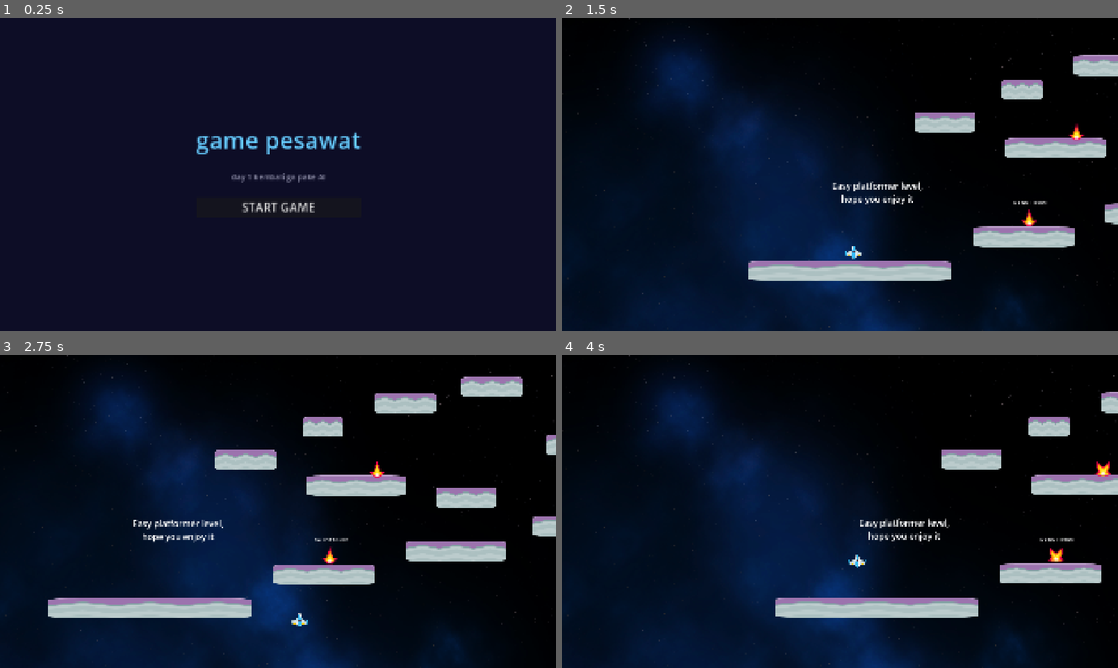
Above: before the commit, frames 1-4 (two rows, left to right).
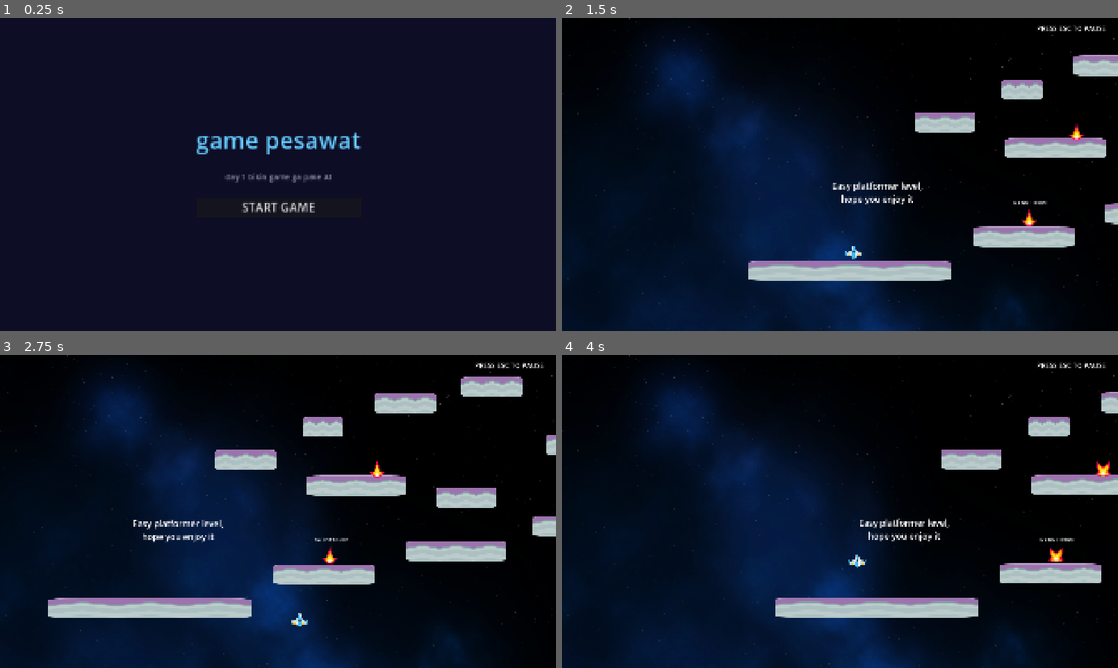
Above: after the commit, the same moments.

Repository: mir4na/tutorial-godot-2
Game: Godot game, scene res://scenes/ui/main_menu.tscn
The game is run twice, just before and just after one commit, with the same random seed, the same clock (stepped at 60 frames per second) and the same inputs. Sound files missing from this copy of the repository are replaced by a short silence.
Inputs:
- Up to frame 1 (0.25 s): no input
- Up to frame 2 (1.5 s): click "START GAME" at 0.5 s; hold Right (move_right) from 1.28 s (still down)
- Up to frame 3 (2.75 s): keep holding Right (move_right); tap Space (jump) at 1.52, 2.27 s
- Up to frame 4 (4 s): release Right (move_right) at 2.78 s; hold Left (move_left) 2.78-3.53 s; hold Right (move_right) from 3.53 s (still down); tap Space (jump) at 3.77 s

The runs differ from the first frame. In frame 1, 0.2% of the frame differs, in the area x 40-60%, y 49-53%; in frame 2, 0.1%; in frame 3, 0.1%; in frame 4, 0.1%.

Commit message:
blom terlalu polish tp yg penting kelar hehe

Diff:
--- a/scenes/platformer/level_1.tscn
+++ b/scenes/platformer/level_1.tscn
@@ -12,6 +12,7 @@
 [ext_resource type="Script" uid="uid://ccy313a1khlax" path="res://scripts/ui/transition_effect.gd" id="6_transition"]
 [ext_resource type="Script" uid="uid://cf7qrbsn1phwa" path="res://scripts/platformer/falling_trap.gd" id="7_trap"]
 [ext_resource type="AudioStream" uid="uid://c55700r1vkiaa" path="res://audio/Jump Sound Effect - Technical sp (mp3cut.net).mp3" id="8_5d0op"]
+[ext_resource type="Script" uid="uid://dqwv8bijllx4v" path="res://scripts/platformer/trigger_label.gd" id="9_label_trigger"]
 
 [sub_resource type="RectangleShape2D" id="RectangleShape2D_uqoh2"]
 size = Vector2(91, 151)
@@ -37,6 +38,14 @@
 grow_vertical = 2
 texture = ExtResource("4_bg")
 stretch_mode = 1
+
+[node name="Label" type="Label" parent="CanvasLayer" unique_id=51437654]
+offset_left = 1640.0
+offset_top = 20.0
+offset_right = 1878.0
+offset_bottom = 54.0
+theme_override_font_sizes/font_size = 24
+text = "PRESS ESC TO PAUSE"
 
 [node name="Platforms" type="Node2D" parent="." unique_id=982404861]
 
@@ -143,8 +152,24 @@
 rotation = 3.1415927
 scale = Vector2(5, 5)
 
-[node name="TriggerObstacle2" type="Area2D" parent="." unique_id=769227078]
+[node name="TriggerLabel" type="Area2D" parent="." unique_id=769227078 node_paths=PackedStringArray("target_label")]
+collision_layer = 0
+collision_mask = 3
+script = ExtResource("9_label_trigger")
+target_label = NodePath("../BewareLabel")
 
-[node name="CollisionShape2D" type="CollisionShape2D" parent="TriggerObstacle2" unique_id=1724984101]
-position = Vector2(727, 281.5)
+[node name="CollisionShape2D" type="CollisionShape2D" parent="TriggerLabel" unique_id=1724984101]
+position = Vector2(1139, 99)
 shape = SubResource("RectangleShape2D_uqoh2")
+
+[node name="BewareLabel" type="Label" parent="." unique_id=1094660364]
+visible = false
+offset_left = 1310.0
+offset_top = -191.0
+offset_right = 1439.0
+offset_bottom = -146.0
+theme_override_colors/font_color = Color(1, 0, 0.22745098, 1)
+theme_override_colors/font_shadow_color = Color(0, 0, 0, 0)
+theme_override_colors/font_outline_color = Color(0, 0, 0, 1)
+theme_override_font_sizes/font_size = 32
+text = "BEWARE"
--- a/scenes/shooter/shooter_world.tscn
+++ b/scenes/shooter/shooter_world.tscn
@@ -8,8 +8,8 @@
 [ext_resource type="AudioStream" uid="uid://k6faxwh4kmxk" path="res://audio/The Price is Right Losing Horn - Sound Effect (HD) - Gaming Sound FX.mp3" id="4_epc7j"]
 [ext_resource type="Script" uid="uid://bxcxada8ud0pl" path="res://scripts/ui/hud.gd" id="4_hud"]
 [ext_resource type="Script" uid="uid://ccy313a1khlax" path="res://scripts/ui/transition_effect.gd" id="5_transition"]
-[ext_resource type="Texture2D" uid="uid://d1kmkfqwrgk66" path="res://assets/Dynamic Space Background FREE/Nebula Blue.png" id="5_v0g8n"]
 [ext_resource type="AudioStream" uid="uid://36n4gah746qx" path="res://audio/ULTRAKILL OST - Divine Intervention (Extended).mp3" id="6_boss"]
+[ext_resource type="Texture2D" uid="uid://owrqdj0wl7o3" path="res://assets/Dynamic Space Background FREE/Nebula Aqua-Pink.png" id="7_t02td"]
 [ext_resource type="Script" uid="uid://dhhusxgmm6hp0" path="res://scripts/shooter/main_camera.gd" id="9_camera"]
 
 [node name="ShooterWorld" type="Node" unique_id=134016208]
@@ -32,7 +32,15 @@
 offset_right = 4044.0
 offset_bottom = 3709.0
 scale = Vector2(0.5, 0.5)
-texture = ExtResource("5_v0g8n")
+texture = ExtResource("7_t02td")
+
+[node name="Label" type="Label" parent="Background" unique_id=902280456]
+offset_left = 1640.0
+offset_top = 20.0
+offset_right = 1878.0
+offset_bottom = 54.0
+theme_override_font_sizes/font_size = 24
+text = "PRESS ESC TO PAUSE"
 
 [node name="ShooterPlayer" parent="." unique_id=1698562035 instance=ExtResource("1_player")]
 position = Vector2(960, 900)
--- a/scenes/ui/main_menu.tscn
+++ b/scenes/ui/main_menu.tscn
@@ -50,7 +50,7 @@
 layout_mode = 2
 theme_override_colors/font_color = Color(0.6, 0.6, 0.7, 1)
 theme_override_font_sizes/font_size = 16
-text = "day 1 kembali ga pake AI"
+text = "day 1 bikin game ga pake AI"
 horizontal_alignment = 1
 
 [node name="StartButton" type="Button" parent="VBoxContainer" unique_id=441923253]
--- a/scripts/autoloads/audio_manager.gd
+++ b/scripts/autoloads/audio_manager.gd
@@ -15,6 +15,12 @@
 var active_bgm_tween: Tween
 
 func play_bgm(stream: AudioStream, volume_db: float = -10.0) -> void:
+	if stream:
+		if "loop" in stream:
+			stream.loop = true
+		elif "loop_mode" in stream:
+			stream.loop_mode = 1
+
 	if bgm_player.stream == stream and bgm_player.playing:
 		return
 	if active_bgm_tween:
--- /dev/null
+++ b/scripts/platformer/trigger_label.gd
@@ -0,0 +1,11 @@
+extends Area2D
+
+@export var target_label: Label
+
+func _ready() -> void:
+	body_entered.connect(_on_body_entered)
+
+func _on_body_entered(body: Node2D) -> void:
+	if body.is_in_group("player") or "Player" in body.name:
+		if target_label:
+			target_label.visible = true
--- a/scripts/shooter/boss_enemy.gd
+++ b/scripts/shooter/boss_enemy.gd
@@ -54,7 +54,7 @@
 		_spawn_bullet(angle)
 
 func _fire_spiral() -> void:
-	angle_offset += 0.15
+	angle_offset += 0.3
 	_spawn_bullet(angle_offset)
 
 func _fire_fan() -> void:
--- a/scripts/ui/victory_screen.gd
+++ b/scripts/ui/victory_screen.gd
@@ -7,7 +7,10 @@
 	$VBoxContainer/RestartButton.pressed.connect(_on_restart_pressed)
 	next_level_button.pressed.connect(_on_next_level_pressed)
 
-	score_label.text = "I was just saying ‘beware.’"
+	if GameManager.next_level_path != "":
+		score_label.text = "I was just saying ‘beware.’"
+	else:
+		score_label.text = "FINAL SCORE: %d" % GameManager.score
 
 	if GameManager.next_level_path == "":
 		next_level_button.visible = false
Not shown, added: scripts/platformer/trigger_label.gd.uid
